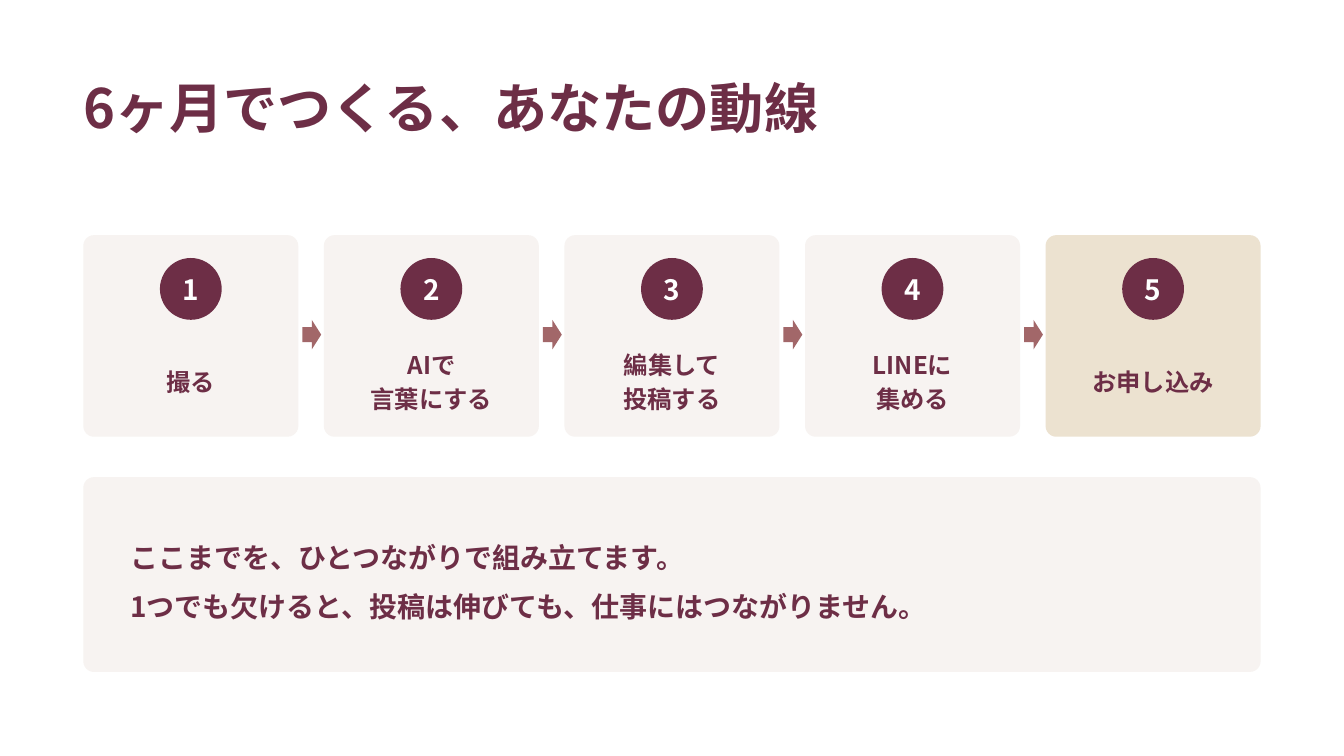
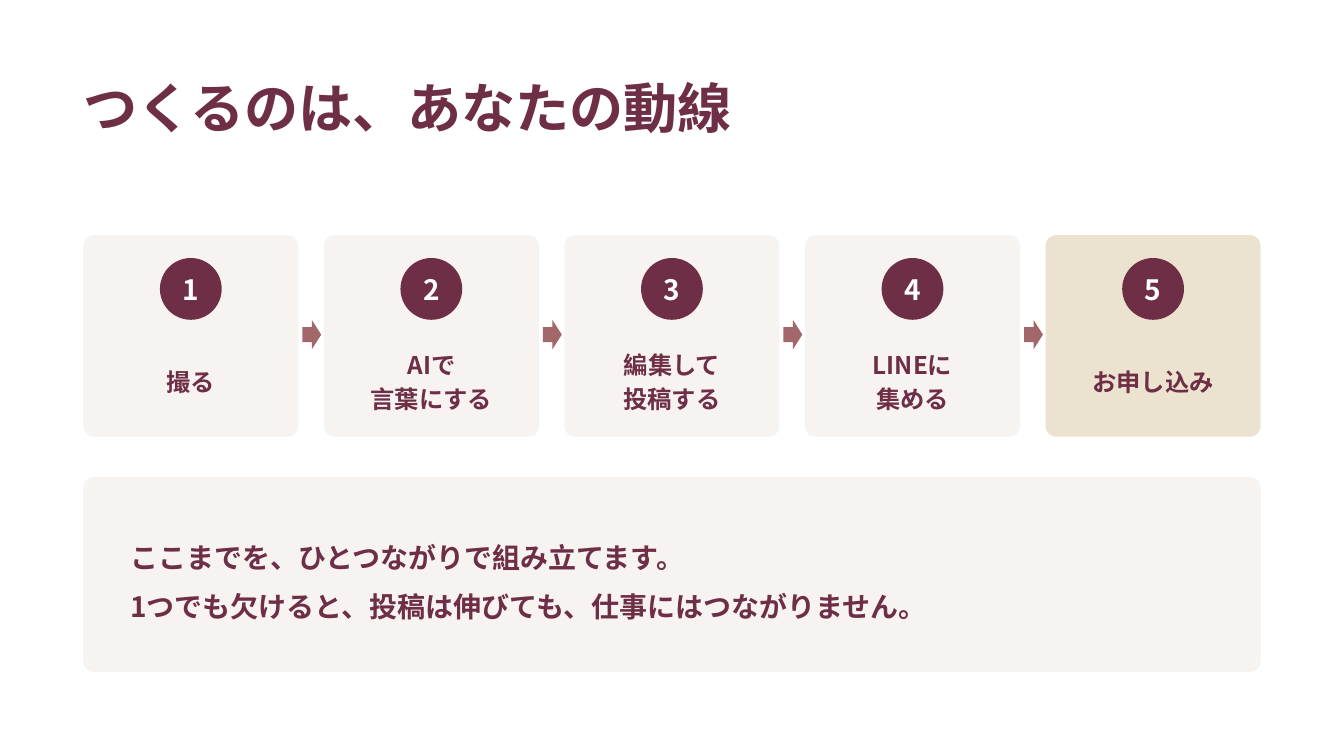
Before and after one commit to fashio17/potential-lamp, a slide deck: slide 18 of 運用/スライド/説明会_20260916.pptx. Drawn at 1344x756 pixels with LibreOffice and Linux fonts; fonts in the diff are those of the drawing. Boxes give left, top, right and bottom in pixels: in the first picture for what was removed or moved away, otherwise in the second. Text is boxed around its words. In the diff, an @@ line names an element or a change of style, - is before the commit and + after.

```diff
--- a/運用/スライド/説明会_20260916.pptx
+++ b/運用/スライド/説明会_20260916.pptx
@@ text at (x1=83, y1=82, x2=732, y2=133): text changed @@
-6ヶ月でつくる、あなたの動線
+つくるのは、あなたの動線
```
Also in this commit, not shown: 7 other slides changed, 2 slides added, 2 slides removed, 2 other files.
